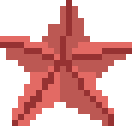
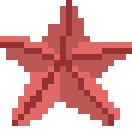
Layer changes from the first 132 x 132 image to the second:
painted on "Layer 4" over bbox(90, 72, 96, 78)
painted on "Layer 3" over bbox(36, 84, 120, 120)
